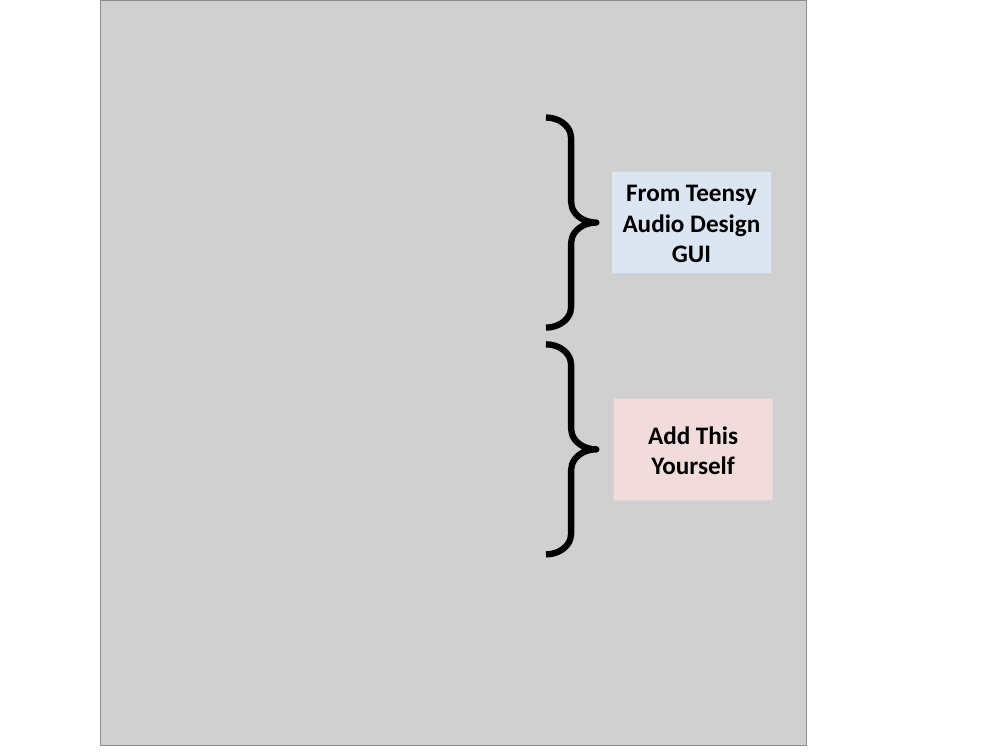
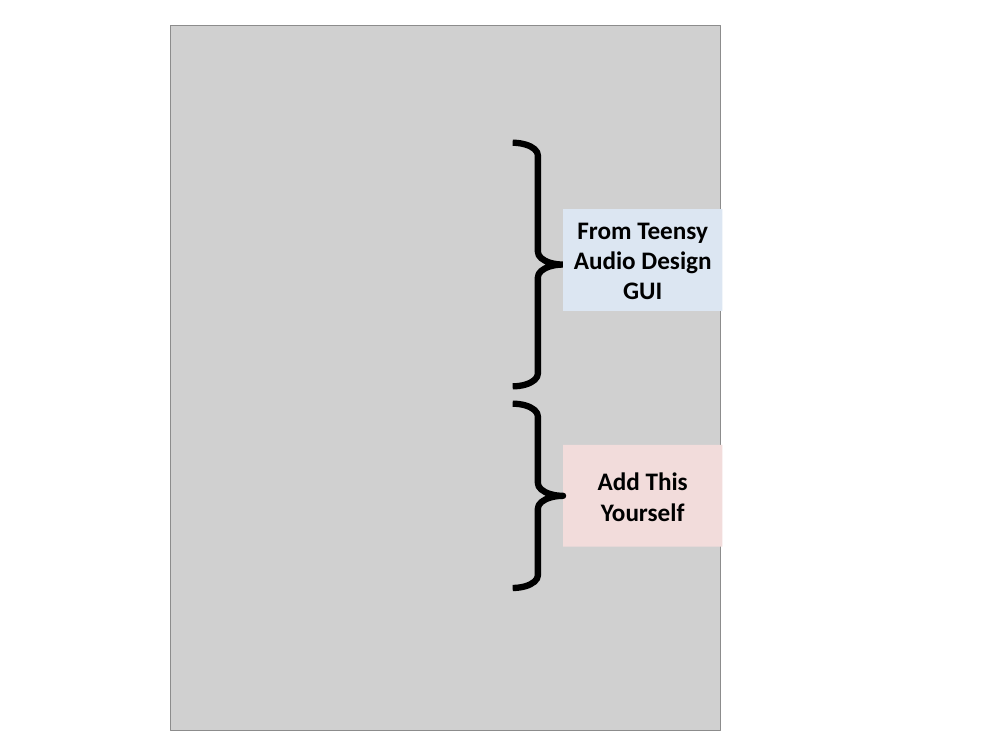
Before and after one commit to chipaudette/OpenAudio_blog, a slide deck: slide 5 of 2016-10-24 Teensy Audio USB/Figures for Blog/Figures.pptx (slide 2 before the commit). Drawn at 1008x756 pixels with LibreOffice and Linux fonts; fonts in the diff are those of the drawing; grey boxes stand for pictures. Boxes give left, top, right and bottom in pixels: in the first picture for what was removed or moved away, otherwise in the second. Text is boxed around its words. In the diff, an @@ line names an element or a change of style, - is before the commit and + after.

```diff
--- a/2016-10-24 Teensy Audio USB/Figures for Blog/Figures.pptx
+++ b/2016-10-24 Teensy Audio USB/Figures for Blog/Figures.pptx
@@ picture: place and size @@
-picture at (101,0,806,746)
+picture at (170,25,721,731)
@@ right brace: place and size @@
-right brace at (546,118,597,328)
+right brace at (513,143,563,387)
@@ right brace at (513,143,563,387): proportions changed @@
@@ rectangle "From Teensy": place and size @@
-rectangle "From Teensy" at (612,171,771,273)
+rectangle "From Teensy" at (563,209,723,310)
@@ right brace at (513,404,563,589): proportions changed @@
@@ right brace: place and size @@
-right brace at (546,345,597,554)
+right brace at (513,404,563,589)
@@ rectangle "Add This": place and size @@
-rectangle "Add This" at (614,398,773,500)
+rectangle "Add This" at (563,445,723,546)
```
Also in this commit, not shown: 1 other slide changed, 9 slides added, 6 slides removed, 23 other files.
